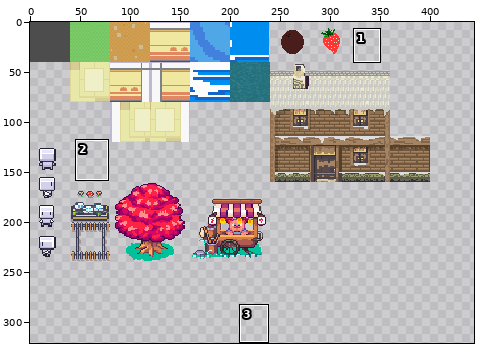
Sprite sheet -- src/images/tilesetestt.png. Above: a wide view before the commit, with the close-up outlined.
Close-up. As it was:
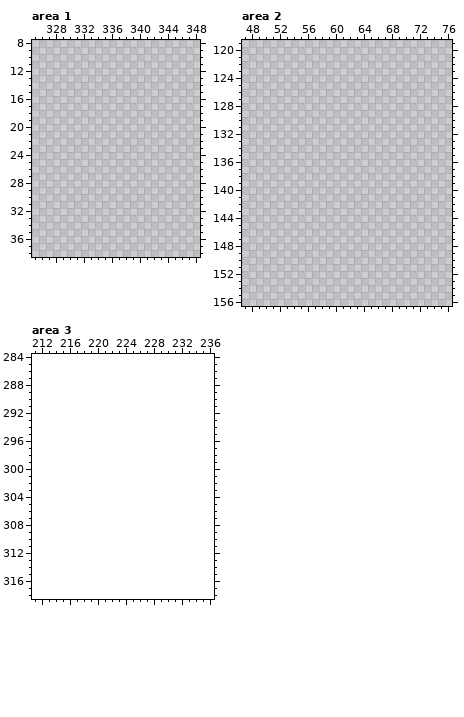
The file is 512x256 pixels. Shown: area 1: x 325..348, y 8..38; area 2: x 47..76, y 119..156; area 3: x 211..236, y 284..318. The old version is drawn lined up with the new one, on the new canvas. The wide view leaves out empty margins. The commit also changed other parts of the picture, which this record leaves out.
Palette (. is transparent): 
New version:
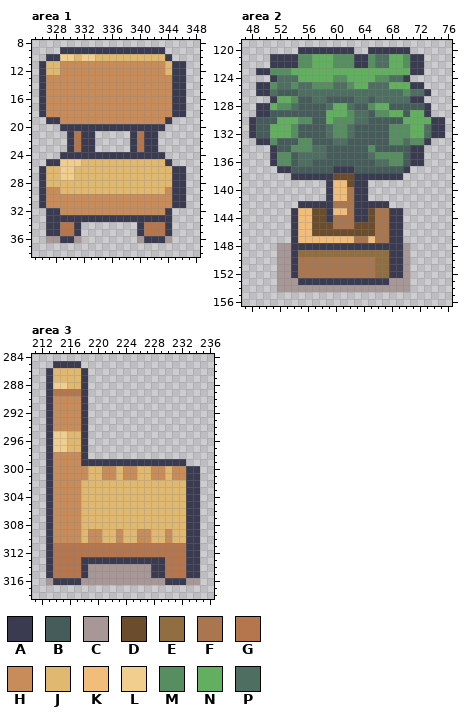
Colours new in this view: A #3a3a50  B #455c5b  C #a79796  D #6b4c2c  E #916e41  F #a9764f  G #b5754d  H #c78c59  J #e0b870  K #f2bd7a  L #f1ce8e  M #568d61  N #61af5f  P #4e6e61
Edits made:
canvas 512x256 -> 592x327
Changed rows in their new state; - is an unchanged pixel.
Area 1:
first column x 326:
 9 ---AAAAAAAAAAAAAAA---
10 -AALLJLLJJJJJJJJJJA--
11 AJJHHHHHHHHHHHHHHHJAA
12 AJJHHHHHHHHHHHHHHHJAA
13 AHHHHHHHHHHHHHHHHHHAA
14 AHHHHHHHHHHHHHHHHHHAA
15 AHHHHHHHHHHHHHHHHHHAA
16 AHHHHHHHHHHHHHHHHHHAA
17 AHHHHHHHHHHHHHHHHHHAA
18 AHHHHHHHHHHHHHHHHHHAA
19 -AAHHHHHHHHHHHHHHHA--
20 ---AAAAAAAAAAAAAAA---
21 ----AGAA-----AGAA----
22 ----AGAA-----AGAA----
23 ----AGAA-----AGAA----
24 ---AAAAAAAAAAAAAAA---
25 -AALLLJJJJJJJJJJJJA--
26 AJJLLJJJJJJJJJJJJJJAA
27 AJJLLJJJJJJJJJJJJJJAA
28 AJJJJJJJJJJJJJJJJJJAA
29 AHHJJJJJJJJJJJJJJJHAA
30 AHHHHHHHHHHHHHHHHHHAA
31 AHHHHHHHHHHHHHHHHHHAA
32 -AAHHHHHHHHHHHHHHHA--
33 -AAAAAAAAAAAAAAAAAA--
34 -AAGGA--------AGGGA--
35 -AAGGA--------AGGGA--
36 -CCAAC--------CAAAC--
Area 2:
first column x 48:
120 -------AAAAAAAA--AAAAAA-----
121 ---AAAAMMNNNMMMAAMPPNNMAA---
122 ---AAAAMMNNNMMMAAMPPNNMAA---
123 -AAMMMNNNNNNNNNNNNNNNNNAA---
124 ---APPPNNNNNMMNNNNMMPPA-----
125 -AAMPPMPPMMMPPMNNPPPNNNAA---
126 -AAPBBBPPPPPPPPPPPPPPPMPPA--
127 ---ANNMBBPPBBBBPPBPPPPPAA---
128 -AANMMPBBBBPNNPBBMNNBBBBBA--
129 -AABBBBBBBBNNNMPPBMMNNBNNA--
130 ABBBNNNMMBBNMMMPPBBBBBNNNNAA
131 ABBNNNMBBBBPMMPBBBBBMMMNNPAA
132 ABBNNNMBBBBPMMPBBBBBMMMNNPAA
133 -AAMBBBMMBBBPPBBBBBBMMPMMA--
134 ---ABBMMMPPBBBBBBMBBBBBAA---
135 ---AMMBPPPPBBBBBBPMMMMBAA---
136 ---AMMBPPBBBBBBBBBPPMMBAA---
137 ----AABBBBBBAAABBBBBBBA-----
138 ------AAAAAADDDAAAAAAA------
139 -----------AKKDAA-----------
140 -----------AKKFAA-----------
141 -----------AKKFAA-----------
142 -------AAAAAFFFAAAAA--------
143 ------AKKDDAKKFAADFFAA------
144 ------AKKDDAFFFAADFFAA------
145 ------AKKDDDFFFDDDFFAA------
146 ------AKKDDDDDDDDDFFAA------
147 ------AKKKKKKKKFFKFFAA------
148 ----CCAAAAAAAAAAAAAAAAC-----
149 ----CCAEEEEEEEEEEEEEAAC-----
150 ----CCAFFFFFFFFFFFEEAAC-----
151 ----CCAFFFFFFFFFFFEEAAC-----
152 ----CCAFFFFFFFFFFFEEAAC-----
153 ----CCCAAAAAAAAAAAAACCC-----
154 ----CCCCCCCCCCCCCCCCCCC-----
Area 3:
first column x 213:
285 -AAAA-----------------
286 AJJJJA----------------
287 AJJJJA----------------
288 ALLJJA----------------
289 AGGGGA----------------
290 AHHHHA----------------
291 AHHHHA----------------
292 AHHHHA----------------
293 AHHHHA----------------
294 AHHHHA----------------
295 ALLJJA----------------
296 ALLJJA----------------
297 ALLJJA----------------
298 AHHHHA----------------
299 AHHHHAAAAAAAAAAAAAAA--
300 AHHHHHJJHHJHHJJHHJHHAA
301 AHHHHHJJHHJHHJJHHJHHAA
302 AHHHHJJJJJJJJJJJJJJJAA
303 AHHHHJJJJJJJJJJJJJJJAA
304 AHHHHJJJJJJJJJJJJJJJAA
305 AHHHHJJJJJJJJJJJJJJJAA
306 AHHHHJJJJJJJJJJJJJJJAA
307 AHHHHJJJJJJJJJJJJJJJAA
308 AHHHHJJJJJJJJJJJJJJJAA
309 AHHHHJHHJJHJJHHJJHJJAA
310 AHHHHJHHJJHJJHHJJHJJAA
311 AGGGGGGGGGGGGGGGGGGGAA
312 AGGGGGGGGGGGGGGGGGGGAA
313 AGGGGAAAAAAAAAAAAGGGAA
314 AGGGGACCCCCCCCCAAGGGAA
315 AGGGGACCCCCCCCCAAGGGAA
316 CAAAACCCCCCCCCCCCAAACC
Pixel boxes of the changes (left, top, right, bottom) in both close-ups:
added: (39, 47, 186, 243)
added: (249, 47, 445, 292)
added: (46, 361, 200, 585)
